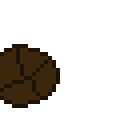
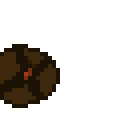
Revision of a layered w=128, h=128 image; what changed, layer by layer:
painted on "Background" over <box>0,48,52,100</box>
